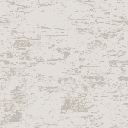
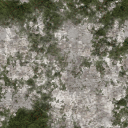
The second 128 × 128 image is a revision of the first. Changes to its layers:
added group "y (grass)" with 2 layers above "x" over (0, 0, 128, 128)
added layer "grass1" in group "y (grass)" over (0, 0, 128, 128)
added group "x" with 2 layers above "mask creation" over (0, 0, 128, 128)
added layer "grunge" (40%) in group "x" over (0, 0, 128, 128)
added layer "grime" in group "x" over (0, 0, 128, 128)
